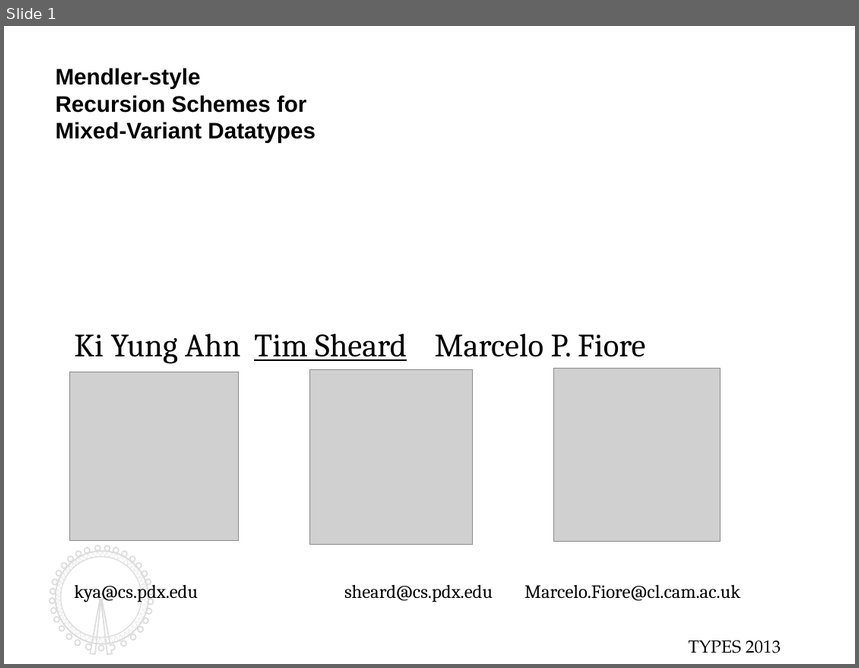
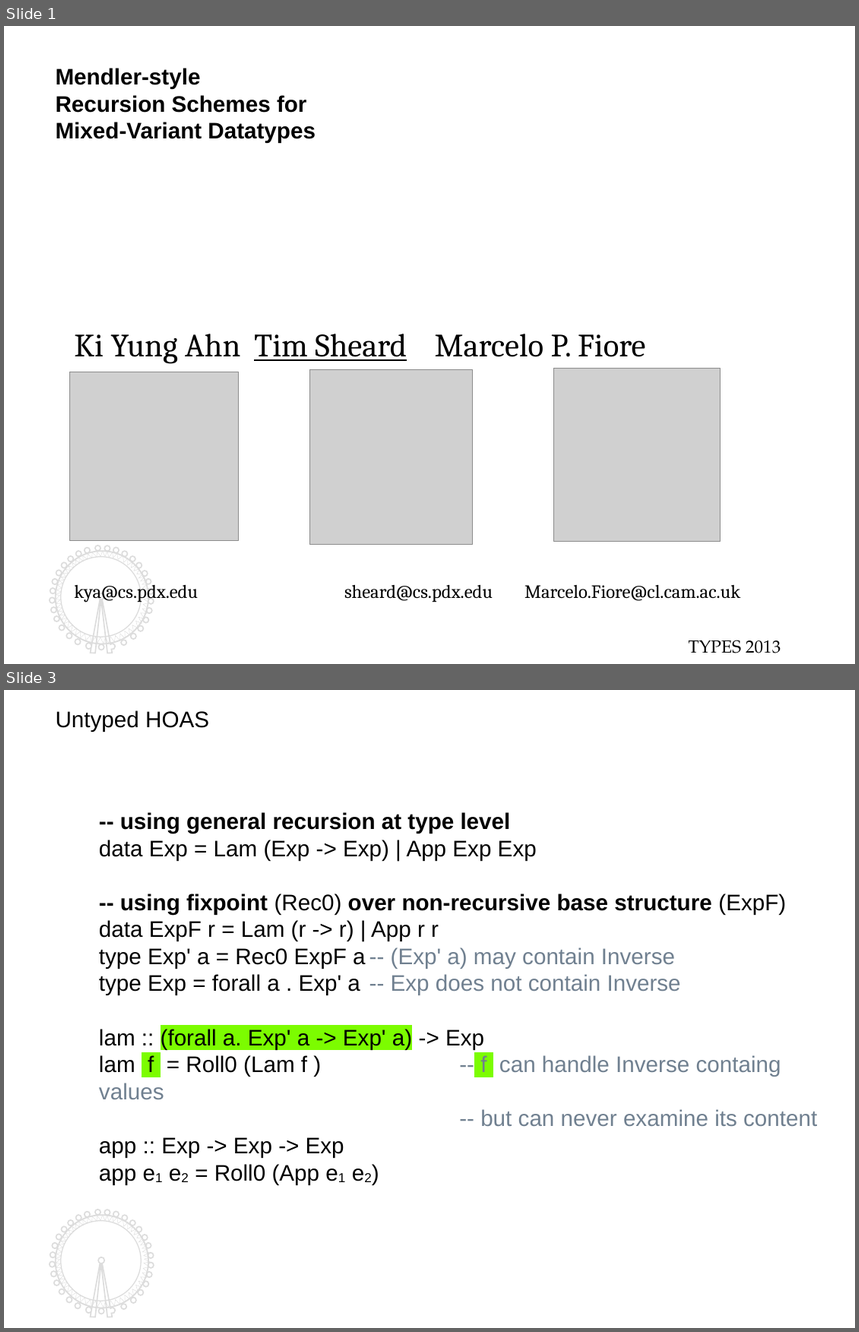
Before and after one commit to kyagrd/nax, a slide deck: trunk/draft/TYPES13/ppt/myslide.odp. Shown one above the other, each under a label of ours: slide 1 before the commit, slides 1 and 3 after it; the slides between them are not shown. The pictures are 859x668 and 859x1332 pixels, drawn with LibreOffice and Linux fonts; fonts in the diff are those of the drawing; grey boxes stand for pictures. Boxes give left, top, right and bottom in pixels: in the first picture for what was removed or moved away, otherwise in the second. Text is boxed around its words. In the diff, an @@ line names an element or a change of style, - is before the commit and + after.

```diff
--- a/trunk/draft/TYPES13/ppt/myslide.odp
+++ b/trunk/draft/TYPES13/ppt/myslide.odp
@@ slide 3 added at [4, 690, 855, 1328], background #FFFFFF; not listed: 4 template elements that a slide beside it also shows @@
@@ text added at [56, 711, 209, 732], 18 pt, text #000000 @@
+Untyped HOAS
@@ text added at [99, 812, 817, 1185], 18 pt, text #000000 @@
+-- using general recursion at type level
+data Exp = Lam (Exp -> Exp) | App Exp Exp
+-- using fixpoint (Rec0) over non-recursive base structure (ExpF)
+data ExpF r = Lam (r -> r) | App r r
+type Exp' a = Rec0 ExpF a -- (Exp' a) may contain Inverse
+type Exp = forall a . Exp' a -- Exp does not contain Inverse
+lam :: (forall a. Exp' a -> Exp' a) -> Exp
+lam f = Roll0 (Lam f ) -- f can handle Inverse containg values
+-- but can never examine its content
+app :: Exp -> Exp -> Exp
+app e1 e2 = Roll0 (App e1 e2)
@@ slide 1 changed as well @@
@@ freeform shape at [49, 547, 154, 655]: outline redrawn @@
```
Also in this commit, not shown: 2 other slides changed, 5 other slides added, 3 slides removed, 1 other file.
